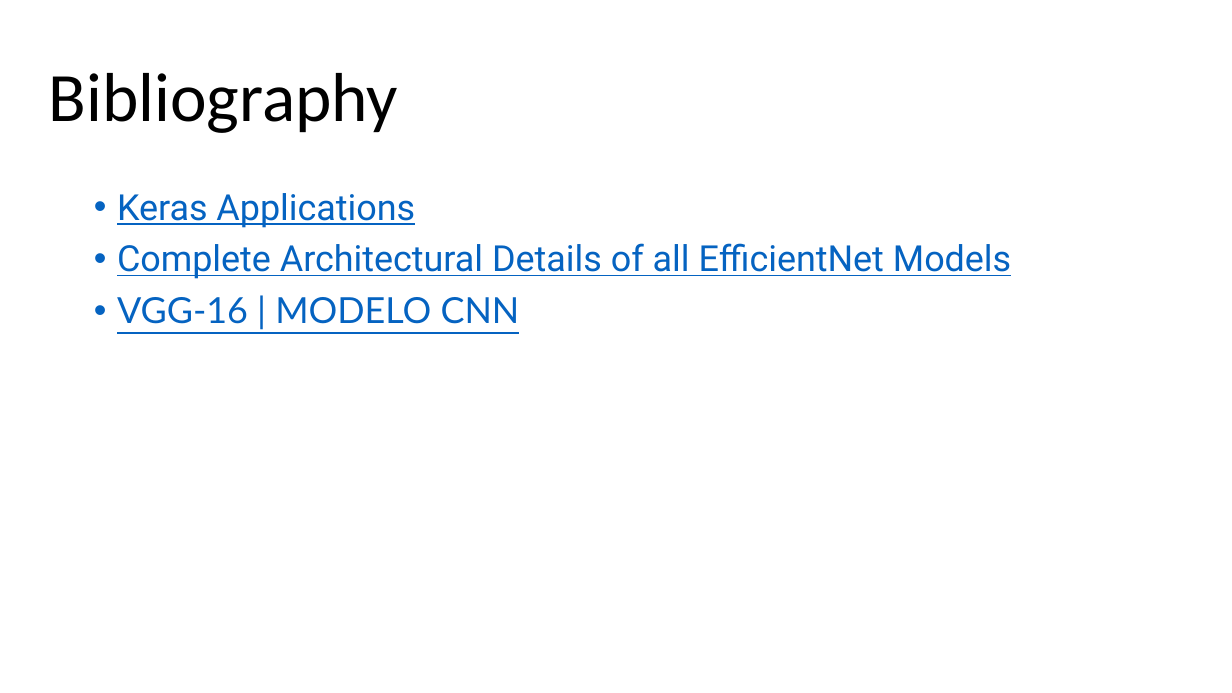
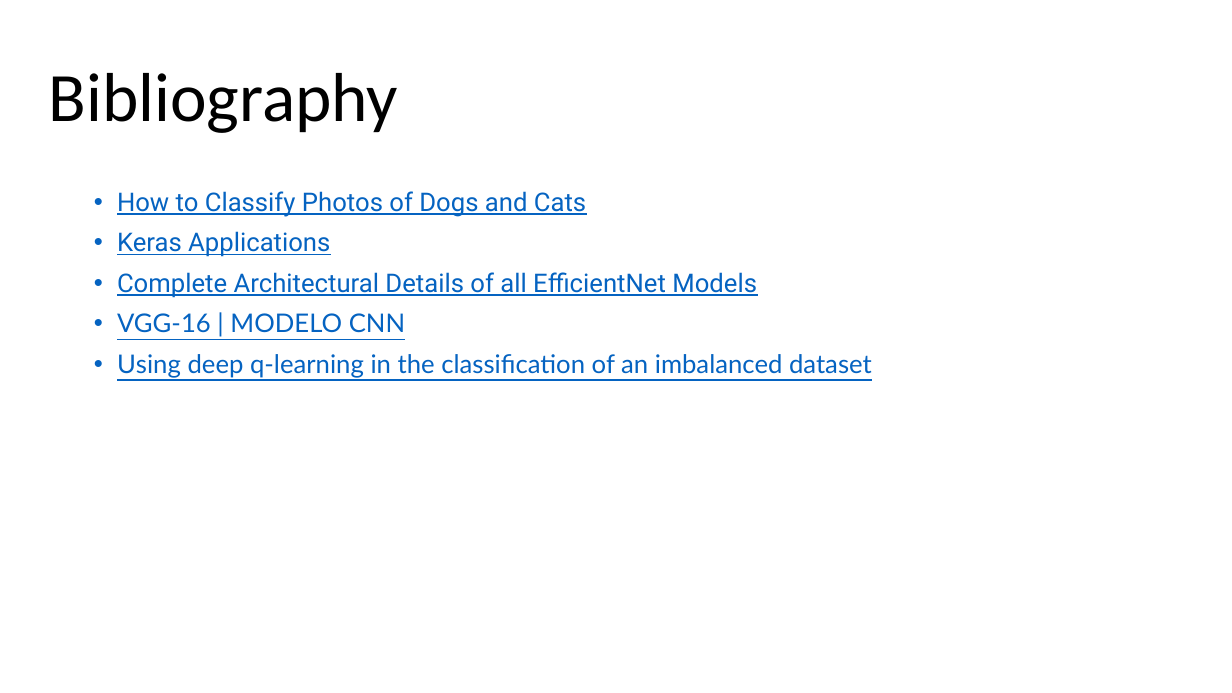
Before and after one commit to lirielly/Advanced-Topics-in-Artificial-Intelligence, a slide deck: slide 12 of TAIA - Image Classification.pptx (slide 10 before the commit). Drawn at 1232x693 pixels with LibreOffice and Linux fonts; fonts in the diff are those of the drawing. Boxes give left, top, right and bottom in pixels: in the first picture for what was removed or moved away, otherwise in the second. Text is boxed around its words. In the diff, an @@ line names an element or a change of style, - is before the commit and + after.

```diff
--- a/TAIA - Image Classification.pptx
+++ b/TAIA - Image Classification.pptx
@@ text at (117, 191, 586, 217): paragraph added @@
+• How to Classify Photos of Dogs and Cats
@@ text at (117, 231, 757, 333): size 28 to 20 pt in "Keras Applications", "Complete Architectural Details of all EfficientNet Models", "VGG-16 | MODELO CNN" @@
@@ text at (117, 354, 872, 378): paragraph added @@
+• Using deep q-learning in the classification of an imbalanced dataset
```
Also in this commit, not shown: 1 other slide changed, 2 slides added, 1 other file.
